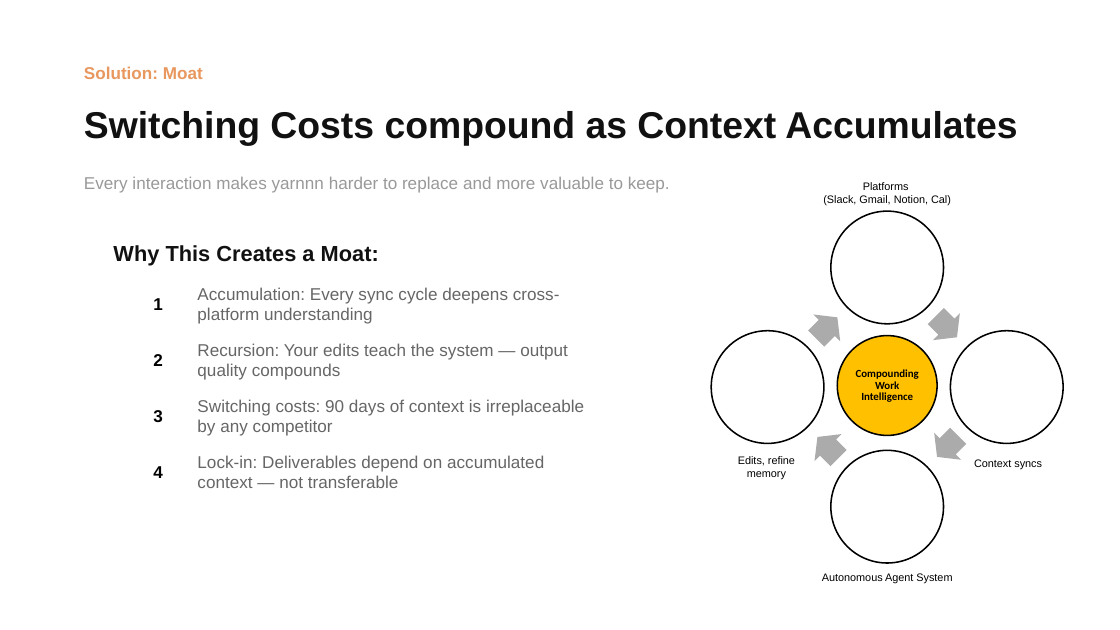
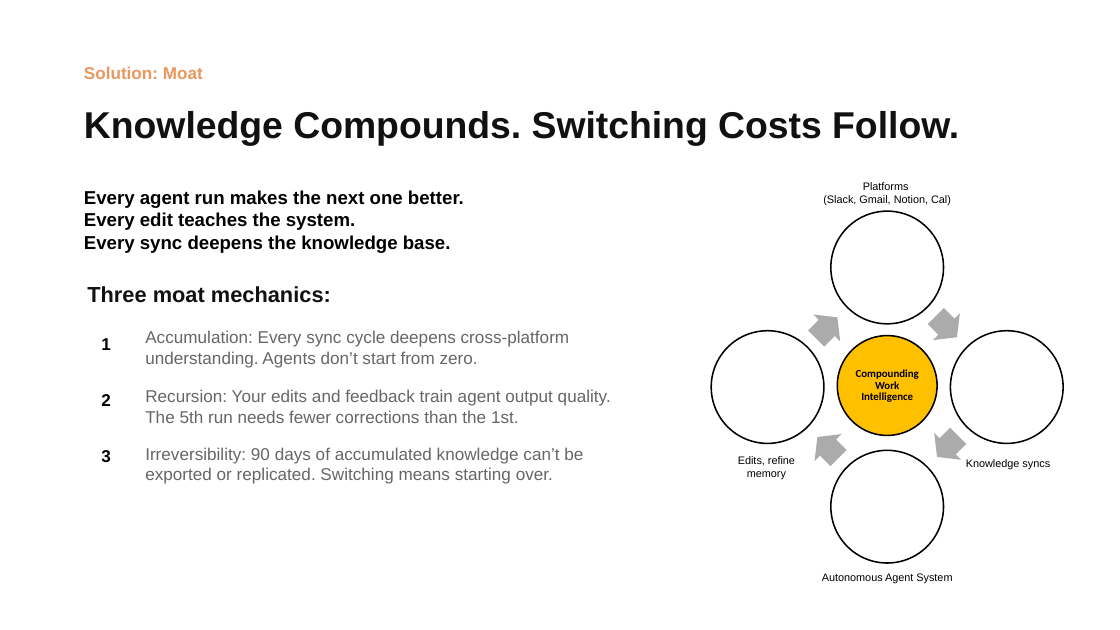
Before and after one commit to Kvkthecreator/yarnnnn, a slide deck: slide 9 of docs/working_docs/investors/IR Deck - yarnnn - March 2026.pptx. Drawn at 1120x630 pixels with LibreOffice and Linux fonts; fonts in the diff are those of the drawing. Boxes give left, top, right and bottom in pixels: in the first picture for what was removed or moved away, otherwise in the second. Text is boxed around its words. In the diff, an @@ line names an element or a change of style, - is before the commit and + after.

```diff
--- a/docs/working_docs/investors/IR Deck - yarnnn - March 2026.pptx
+++ b/docs/working_docs/investors/IR Deck - yarnnn - March 2026.pptx
@@ text at [84,111,959,146]: text changed @@
-Switching Costs compound as Context Accumulates
+Knowledge Compounds. Switching Costs Follow.
@@ text at [84,190,464,253]: text changed; size 11 to 12 pt; text colour #999999 to #000000; bold on @@
-Every interaction makes yarnnn harder to replace and more valuable to keep.
+Every agent run makes the next one better.
+Every edit teaches the system.
+Every sync deepens the knowledge base.
@@ text at [87,286,331,303]: text changed @@
-Why This Creates a Moat:
+Three moat mechanics:
@@ text at [145,330,569,368]: text changed @@
-Accumulation: Every sync cycle deepens cross-platform understanding
+Accumulation: Every sync cycle deepens cross-platform understanding. Agents don’t start from zero.
@@ text at [145,389,611,423]: text changed @@
-Recursion: Your edits teach the system — output quality compounds
+Recursion: Your edits and feedback train agent output quality. The 5th run needs fewer corrections than the 1st.
@@ 3 texts: place and size @@
-3 texts at [153,298,163,422]
+3 texts at [101,338,111,462]
@@ text at [145,447,583,484]: text changed @@
-Switching costs: 90 days of context is irreplaceable by any competitor
+Irreversibility: 90 days of accumulated knowledge can’t be exported or replicated. Switching means starting over.
@@ text removed at [153,466,163,478] @@
-4
@@ text removed at [197,455,544,488] @@
-Lock-in: Deliverables depend on accumulated context — not transferable
@@ text at [966,459,1050,470]: text changed @@
-Context syncs
+Knowledge syncs
```
Also in this commit, not shown: 12 other slides changed, 1 slide added, 1 slide removed, 7 other files.
